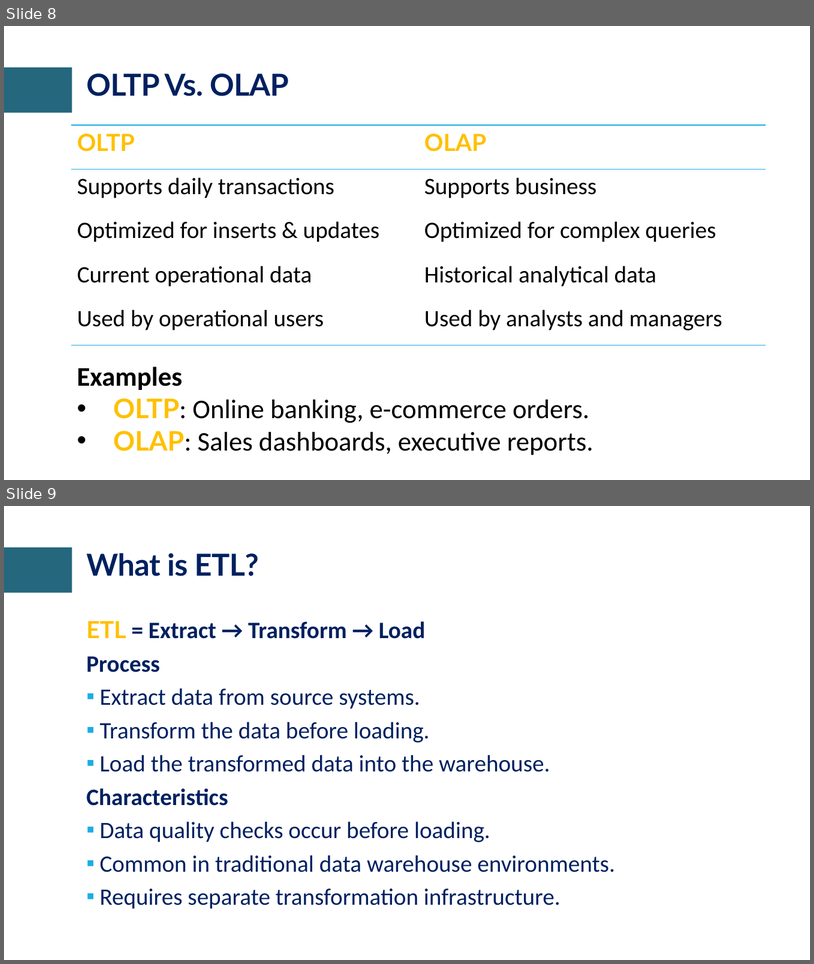
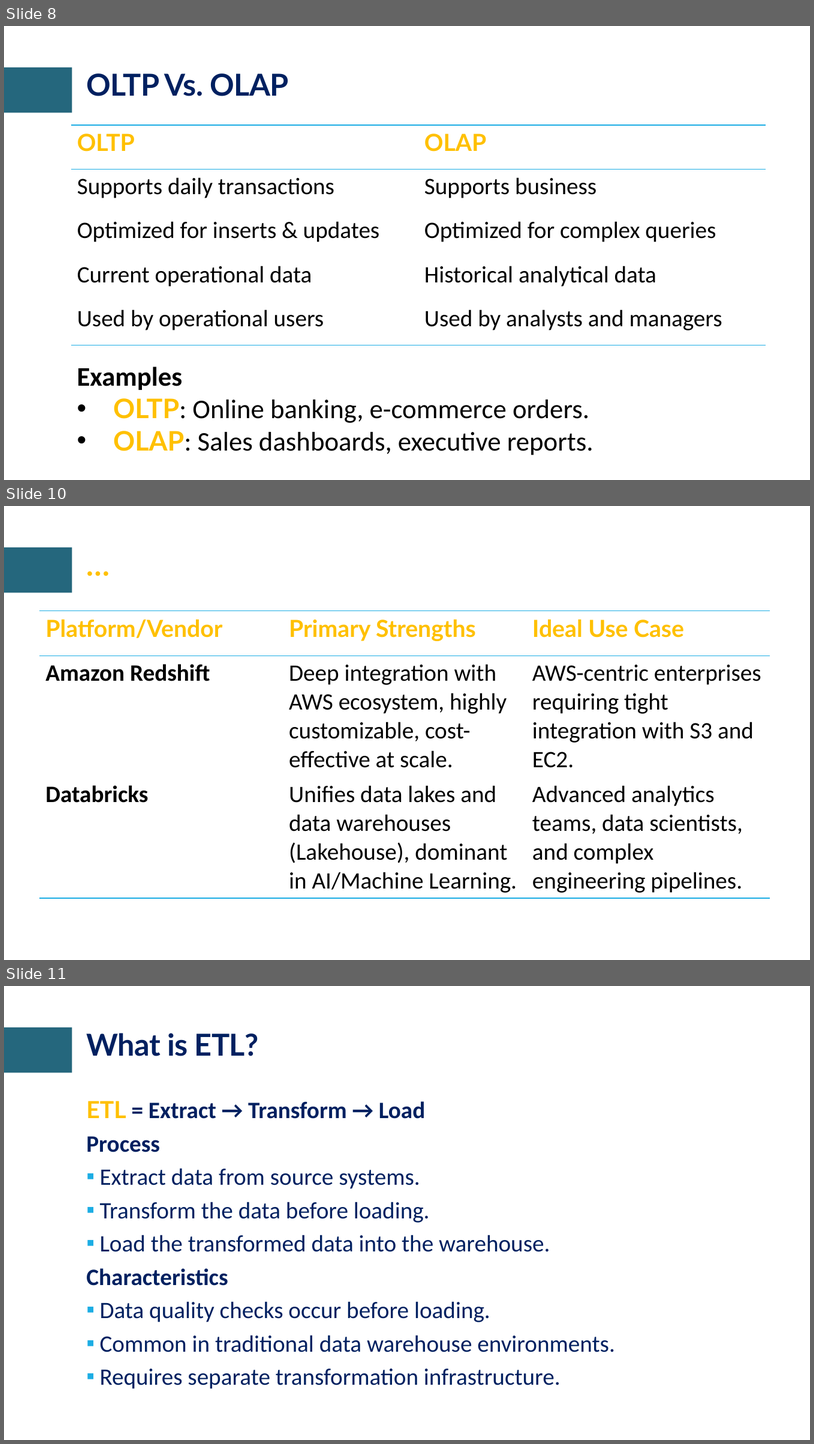
Before and after one commit to craftmulesoft/DataEngineering, a slide deck: Module 3 - Cloud Warehousing & Data Transformation/Cloud Data Platforms & Date Warehousing.pptx. Shown one above the other, each under a label of ours: slides 8 and 9 before the commit, slides 8, 10 and 11 after it; the slides between them are not shown. The pictures are 814x964 and 814x1444 pixels, drawn with LibreOffice and Linux fonts; fonts in the diff are those of the drawing; background and template pictures are left out. Boxes give left, top, right and bottom in pixels: in the first picture for what was removed or moved away, otherwise in the second. Text is boxed around its words. In the diff, an @@ line names an element or a change of style, - is before the commit and + after.

Commit message:
Data Engineering Acclerated Program

```diff
--- a/Module 3 - Cloud Warehousing & Data Transformation/Cloud Data Platforms & Date Warehousing.pptx
+++ b/Module 3 - Cloud Warehousing & Data Transformation/Cloud Data Platforms & Date Warehousing.pptx
@@ slide 10 added at <box>4,506,810,960</box>, background #FFFFFF; not listed: 1 template element that a slide beside it also shows @@
@@ title added at <box>81,547,702,594</box>, 36 pt, text #FFC000, bold @@
+…
@@ table added at <box>39,610,771,895</box>, 3 rows, 3 columns @@
+Platform/Vendor | Primary Strengths | Ideal Use Case
+Amazon Redshift | Deep integration with AWS ecosystem, highly customizable, cost-effective at scale. | AWS-centric enterprises requiring tight integration with S3 and EC2.
+Databricks | Unifies data lakes and data warehouses (Lakehouse), dominant in AI/Machine Learning. | Advanced analytics teams, data scientists, and complex engineering pipelines.
@@ what was slide 9 is now slide 11 @@
```
Also in this commit, not shown: 2 other slides added, 1 slide removed.
